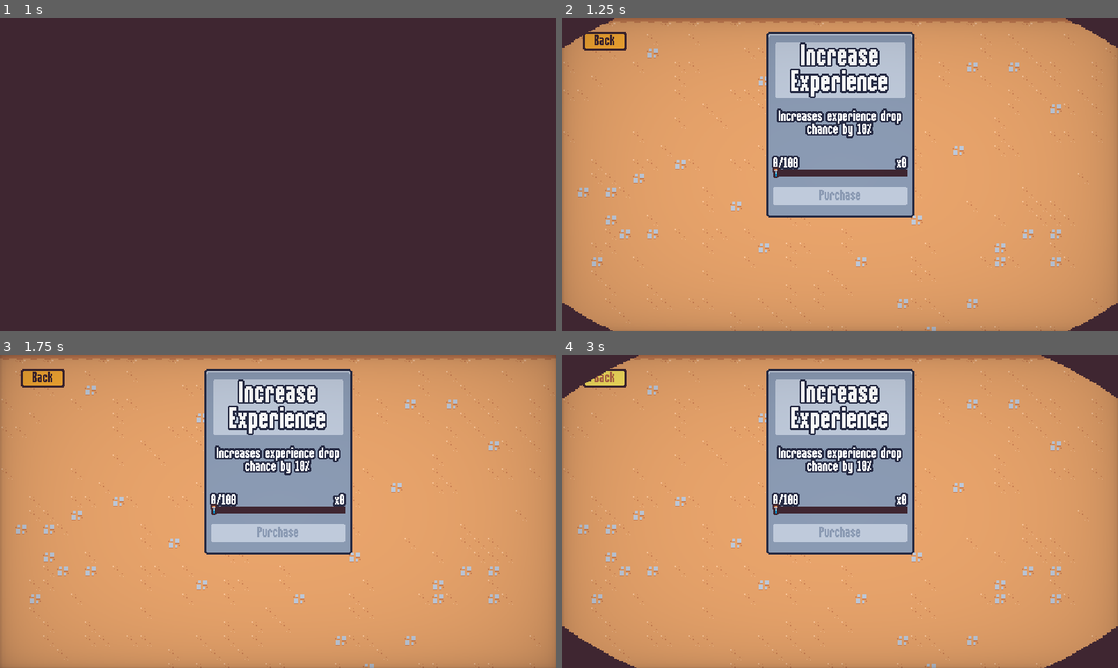
Above: before the commit, frames 1-4 (two rows, left to right).
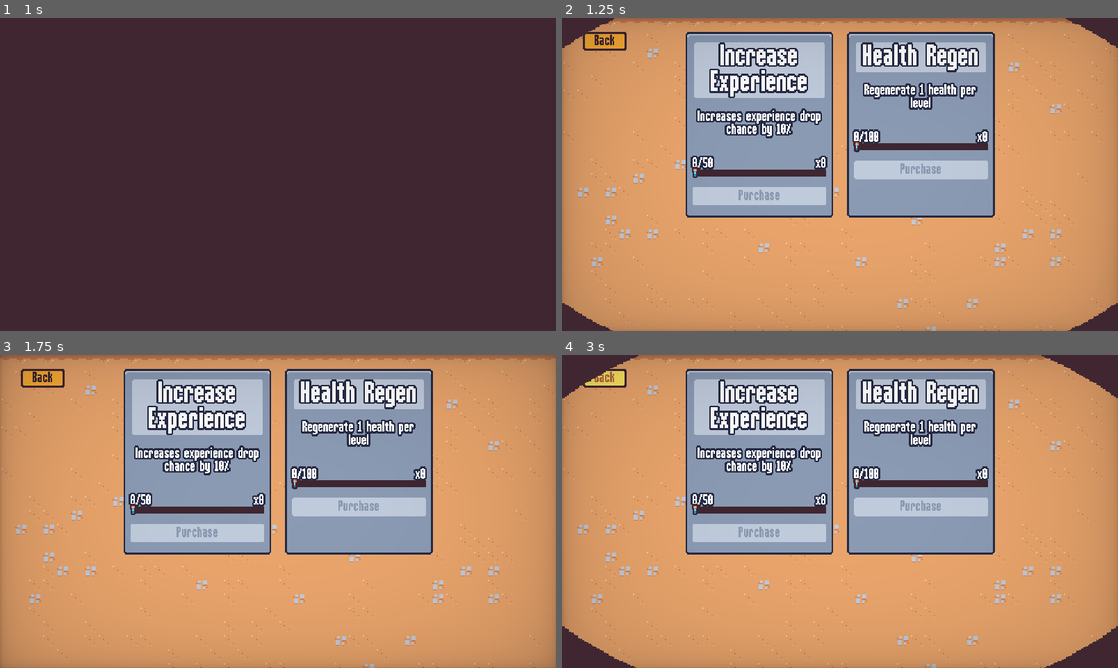
Above: after the commit, the same moments.

Repository: Yrainyw/2D-Survivors
Game: Godot game, scene res://Scenes/UI/main_menu.tscn
Same seed, same stepped clock (60 frames per second), same inputs: the game is played once before the commit and once after it.
Inputs (mouse positions are in pixels of both pictures, inside the frame that each line leads up to):
- Up to frame 1 (1 s): click "Upgrades" at 0.5 s
- Up to frame 2 (1.25 s): no input
- Up to frame 3 (1.75 s): move the mouse to (400, 495) at 1.27 s; press the mouse at (400, 495) at 1.28 s; hold D (move_right) from 1.28 s (still down)
- Up to frame 4 (3 s): tap Enter at 2 s; move the mouse to (728, 527) at 2.02 s; release D (move_right) at 2.03 s; release the mouse at (728, 527) at 2.03 s; hold S (move_down) 2.03-2.75 s; click (728, 527) at 2.1 s; click "Back" at 2.75 s

Frame 1 is identical in both runs. In frame 2, 26% of the frame differs, in the area x 22-78%, y 4-64%; in frame 3, 26%; in frame 4, 26%.

Commit message:
Adding a Health Regeneration Meta Upgrade

Diff:
--- a/Resources/Meta_upgrades/experience_game.tres
+++ b/Resources/Meta_upgrades/experience_game.tres
@@ -6,6 +6,6 @@
 script = ExtResource("1_kmj7u")
 id = "experience_gain"
 max_quantity = 1
-experience_cost = 100
+experience_cost = 50
 title = "Increase Experience"
 description = "Increases experience drop chance by 10%"
--- /dev/null
+++ b/Resources/Meta_upgrades/health_regeneration.tres
@@ -0,0 +1,11 @@
+[gd_resource type="Resource" script_class="MetaUpgrade" load_steps=2 format=3 uid="uid://cf7twj663vffi"]
+
+[ext_resource type="Script" path="res://Resources/Meta_upgrades/mata_upgrade.gd" id="1_dxg5f"]
+
+[resource]
+script = ExtResource("1_dxg5f")
+id = "health_regeneration"
+max_quantity = 3
+experience_cost = 100
+title = "Health Regen"
+description = "Regenerate 1 health per level"
--- a/Scenes/Component/health_component.gd
+++ b/Scenes/Component/health_component.gd
@@ -4,6 +4,7 @@
 
 signal died
 signal health_changed
+signal health_decreased
 
 @export var max_health: float = 10
 
@@ -15,9 +16,17 @@
 
 
 func damage(damage_amount : float):
-	current_health = max(current_health - damage_amount, 0)
+	current_health = clamp(current_health - damage_amount, 0, max_health)
 	health_changed.emit()
+
+	if damage_amount >= 0:
+		health_decreased.emit()
+
 	Callable(check_death).call_deferred()
+
+
+func heal(heal_amount : int):
+	damage(-heal_amount)
 
 
 func get_health_percent():
--- a/Scenes/Component/hit_flash_component.gd
+++ b/Scenes/Component/hit_flash_component.gd
@@ -9,12 +9,12 @@
 
 # 监听生命值变化并设置闪烁材质
 func _ready():
-	health_component.health_changed.connect(on_health_changed)
+	health_component.health_decreased.connect(on_health_decreased)
 	sprite.material = hit_flash_material
 
 
 # 受到伤害时播放闪白效果
-func on_health_changed():
+func on_health_decreased():
 #	停止上一次还未结束的动画
 	if hit_flash_tween != null && hit_flash_tween.is_valid():
 		hit_flash_tween.kill()
--- a/Scenes/GameObjects/Player/Player.gd
+++ b/Scenes/GameObjects/Player/Player.gd
@@ -1,4 +1,6 @@
 extends CharacterBody2D
+
+@export var arena_time_manager : Node
 
 @onready var velocity_component = $VelocityComponent
 @onready var damage_interval_timer = $DamageIntervalTimer
@@ -14,10 +16,12 @@
 
 # 连接玩家需要使用的信号
 func _ready():
+	arena_time_manager.arena_difficulty_increased.connect(on_arena_difficulty_increased)
 	base_speed = velocity_component.max_speed
 	$CollisionArea2D.body_entered.connect(on_body_entered)
 	$CollisionArea2D.body_exited.connect(on_body_exited)
 	damage_interval_timer.timeout.connect(on_damage_interval_timer_timeout)
+	health_component.health_decreased.connect(on_health_decreased)
 	health_component.health_changed.connect(on_health_changed)
 	GameEvents.ability_upgrade_added.connect(on_ability_upgrade_added)
 	update_health_display()
@@ -77,10 +81,13 @@
 	check_deal_damage()
 
 
+func on_health_decreased():
+	GameEvents.emit_player_damage()
+	$HitRandomStreamPlayer.play_random()
+
+
 func on_health_changed():
-	GameEvents.emit_player_damage()
 	update_health_display()
-	$HitRandomStreamPlayer.play_random()
 
 
 # 获得新能力时添加对应的能力控制器
@@ -89,3 +96,13 @@
 		abilities.add_child(abiliy_upgrade.ability_controller_scene.instantiate())
 	elif abiliy_upgrade.id == "player_speed":
 		velocity_component.max_speed = base_speed + (base_speed * current_upgrades["player_speed"]["quantity"] * .1)
+
+
+func on_arena_difficulty_increased(difficulty : int):
+	var heal_regeneration_quantity = MetaProgression.get_upgrade_count("health_regeneration")
+
+	if heal_regeneration_quantity > 0:
+		var is_thirty_second_interval = (difficulty % 6) == 0
+
+		if is_thirty_second_interval:
+			health_component.heal(heal_regeneration_quantity)
--- a/Scenes/Main/Main.tscn
+++ b/Scenes/Main/Main.tscn
@@ -44,8 +44,9 @@
 
 [node name="Entities" type="Node2D" parent="." groups=["entities_layer"]]
 
-[node name="Player" parent="Entities" instance=ExtResource("1_idy8o")]
+[node name="Player" parent="Entities" node_paths=PackedStringArray("arena_time_manager") instance=ExtResource("1_idy8o")]
 unique_name_in_owner = true
 position = Vector2(574, 378)
+arena_time_manager = NodePath("../../ArenaTimeManager")
 
 [node name="Foreground" type="Node2D" parent="." groups=["foreground_layer"]]
--- a/Scenes/UI/meta_menu.tscn
+++ b/Scenes/UI/meta_menu.tscn
@@ -1,15 +1,16 @@
-[gd_scene load_steps=6 format=3 uid="uid://delg8v2d6sxld"]
+[gd_scene load_steps=7 format=3 uid="uid://delg8v2d6sxld"]
 
 [ext_resource type="Script" path="res://Scenes/UI/meta_menu.gd" id="1_h8o1m"]
 [ext_resource type="Resource" uid="uid://bdxpg80aoy527" path="res://Resources/Meta_upgrades/experience_game.tres" id="2_hudga"]
 [ext_resource type="TileSet" uid="uid://dgnlw4oxwgme1" path="res://Resources/Tile_set.tres" id="2_qtfwx"]
+[ext_resource type="Resource" uid="uid://cf7twj663vffi" path="res://Resources/Meta_upgrades/health_regeneration.tres" id="3_46sww"]
 [ext_resource type="PackedScene" uid="uid://tnnaw8nl5xdj" path="res://Scenes/UI/meta_upgrade_card.tscn" id="3_ekii7"]
 [ext_resource type="PackedScene" uid="uid://djcee7yvkg8q2" path="res://Scenes/UI/vignettes.tscn" id="4_4r54d"]
 
 [node name="MetaMenu" type="CanvasLayer"]
 layer = 2
 script = ExtResource("1_h8o1m")
-upgrades = Array[Resource("res://Resources/Meta_upgrades/mata_upgrade.gd")]([ExtResource("2_hudga")])
+upgrades = Array[Resource("res://Resources/Meta_upgrades/mata_upgrade.gd")]([ExtResource("2_hudga"), ExtResource("3_46sww")])
 
 [node name="TileMap" type="TileMap" parent="."]
 tile_set = ExtResource("2_qtfwx")
